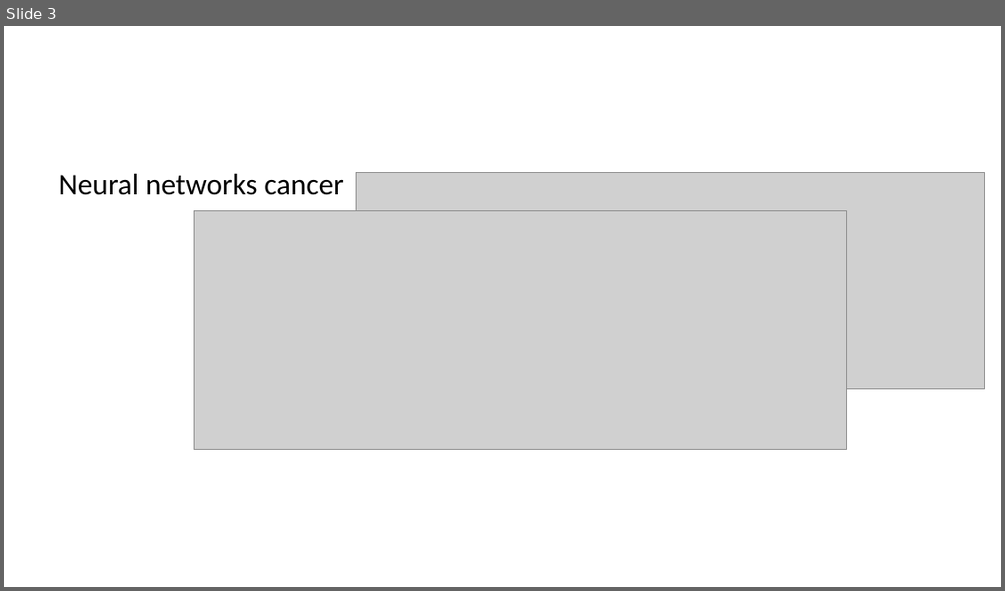
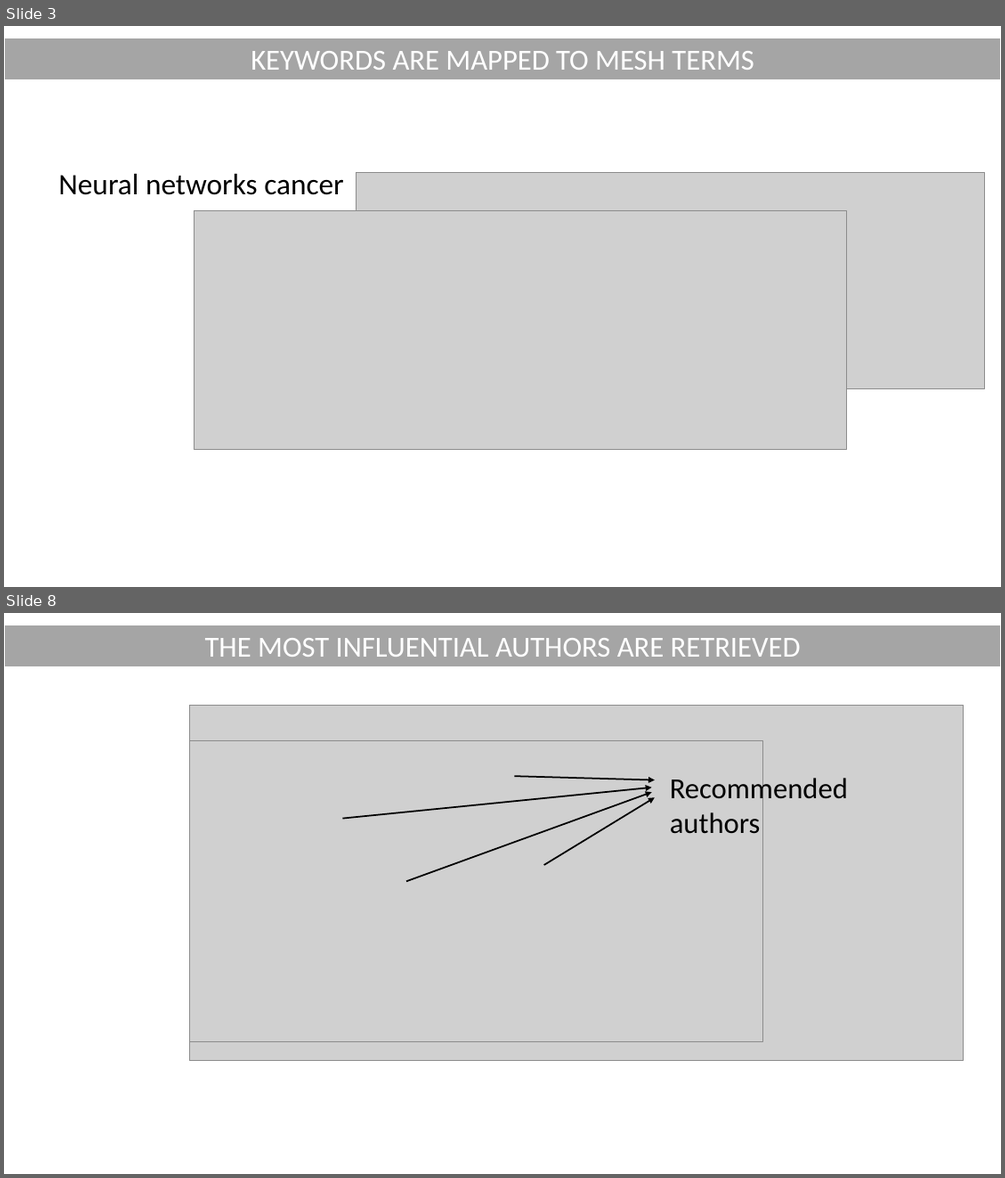
Before and after one commit to ggonzalezp/pubmedkg_recommender, a slide deck: presentation_pubmedkg.pptx. Shown one above the other, each under a label of ours: slide 3 before the commit, slides 3 and 8 after it; the slides between them are not shown. The pictures are 1005x591 and 1005x1178 pixels, drawn with LibreOffice and Linux fonts; fonts in the diff are those of the drawing; grey boxes stand for pictures. Boxes give left, top, right and bottom in pixels: in the first picture for what was removed or moved away, otherwise in the second. Text is boxed around its words. In the diff, an @@ line names an element or a change of style, - is before the commit and + after.

```diff
--- a/presentation_pubmedkg.pptx
+++ b/presentation_pubmedkg.pptx
@@ slide 8 added at (x1=4, y1=613, x2=1001, y2=1174), background #FFFFFF @@
@@ rectangle added at (x1=4, y1=625, x2=1001, y2=666), fill #A5A5A5, outline #FFFFFF 1.5 pt, 28 pt, text #FFFFFF @@
+THE MOST INFLUENTIAL AUTHORS ARE RETRIEVED
@@ picture added at (x1=189, y1=705, x2=963, y2=1060) @@
@@ picture added at (x1=189, y1=741, x2=763, y2=1042) @@
@@ arrow added from (343, 819) to (652, 787), #000000 1.5 pt @@
@@ arrow added from (406, 882) to (652, 793), #000000 1.5 pt @@
@@ arrow added from (515, 776) to (655, 779), #000000 1.5 pt @@
@@ arrow added from (544, 865) to (655, 798), #000000 1.5 pt @@
@@ text added at (x1=670, y1=775, x2=848, y2=834), 28 pt, text #000000 @@
+Recommended authors
@@ slide 3 changed as well @@
@@ rectangle added at (x1=4, y1=38, x2=1001, y2=79), fill #A5A5A5, outline #FFFFFF 1.5 pt, 28 pt, text #FFFFFF @@
+KEYWORDS ARE MAPPED TO MESH TERMS
```
Also in this commit, not shown: 1 other slide changed, 8 other slides added, 6 slides removed, 3 other files.
